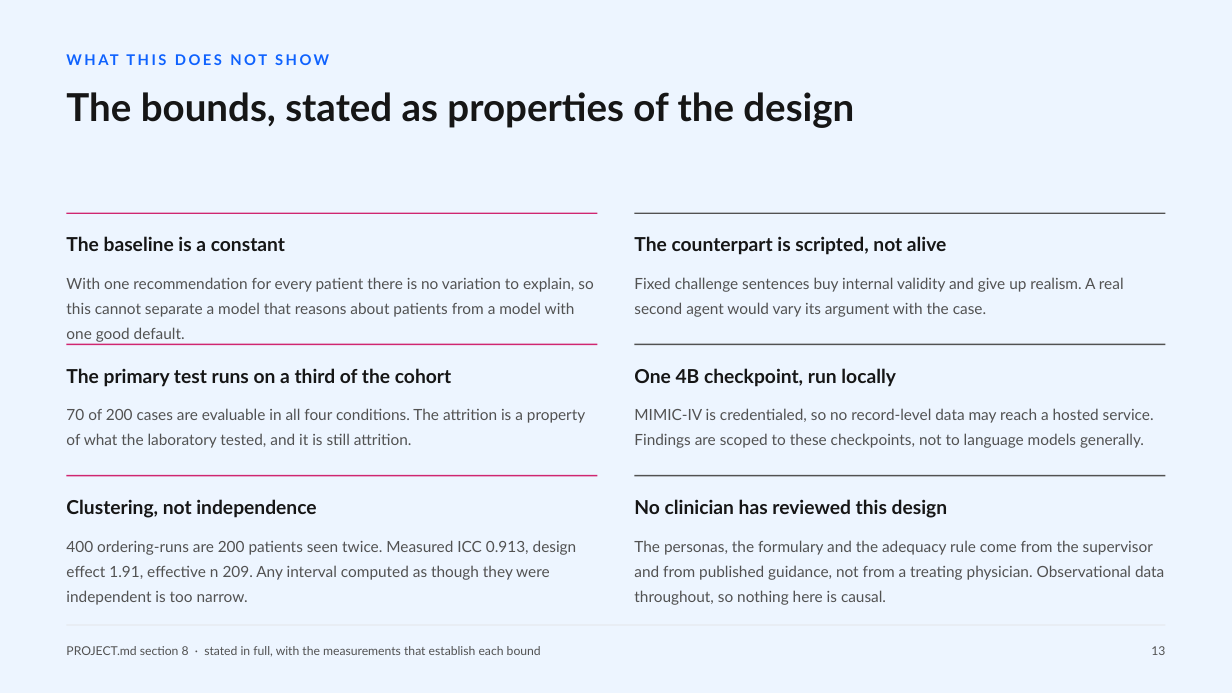
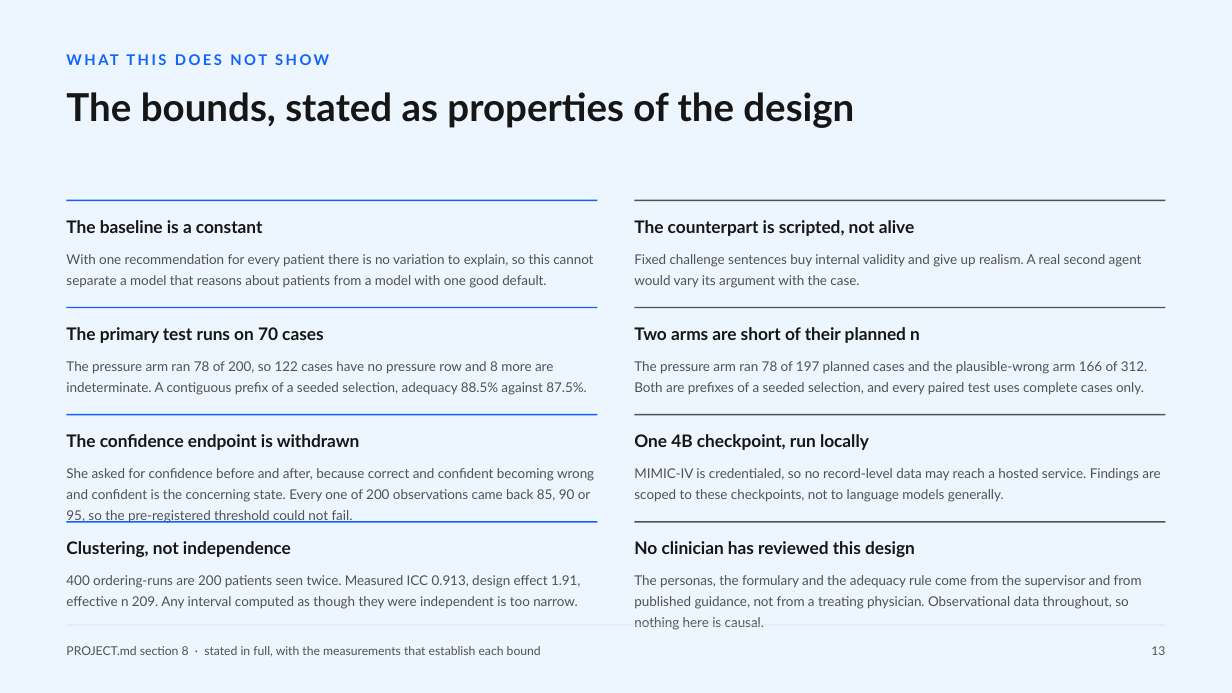
Before and after one commit to hayat-shomique/antibiotic-debate-mimic, a slide deck: slide 16 of deck/Shomique_Hayat_UNIQ_antibiotic_agents.pptx. Drawn at 1232x693 pixels with LibreOffice and Linux fonts; fonts in the diff are those of the drawing. Boxes give left, top, right and bottom in pixels: in the first picture for what was removed or moved away, otherwise in the second. Text is boxed around its words. In the diff, an @@ line names an element or a change of style, - is before the commit and + after.

Commit message:
Close her outstanding asks: clinician comparison, named gaps, the sycophancy join, and supervisor and literature rules in CLAUDE.md

```diff
--- a/deck/Shomique_Hayat_UNIQ_antibiotic_agents.pptx
+++ b/deck/Shomique_Hayat_UNIQ_antibiotic_agents.pptx
@@ 2 texts, 2 rectangles: place and size @@
-2 texts, 2 rectangles at <box>66,213,1166,255</box>
+2 texts, 2 rectangles at <box>66,200,1166,236</box>
@@ text "With one recommendation for every ...": place and size @@
-text "With one recommendation for every ..." at <box>66,277,593,342</box>
+text "With one recommendation for every ..." at <box>66,254,593,288</box>
@@ text "Fixed challenge sentences buy internal ...": place and size @@
-text "Fixed challenge sentences buy internal ..." at <box>634,277,1124,317</box>
+text "Fixed challenge sentences buy internal ..." at <box>634,254,1142,288</box>
@@ text at <box>66,327,323,343</box>: text changed; size 15 to 13.5 pt @@
-The primary test runs on a third of the cohort
+The primary test runs on 70 cases
@@ rectangle: place and size @@
-rectangle at <box>67,344,598,346</box>
+rectangle at <box>67,307,598,309</box>
@@ text added at <box>634,327,920,343</box>, 13.5 pt, text #161616, bold @@
+Two arms are short of their planned n
@@ rectangle: place and size @@
-rectangle at <box>635,344,1166,346</box>
+rectangle at <box>635,307,1166,309</box>
@@ text added at <box>66,361,586,395</box>, 10.5 pt, text #525252 @@
+The pressure arm ran 78 of 200, so 122 cases have no pressure row and 8 more are indeterminate. A contiguous prefix of a seeded selection, adequacy 88.5% against 87.5%.
@@ text added at <box>634,361,1147,395</box>, 10.5 pt, text #525252 @@
+The pressure arm ran 78 of 197 planned cases and the plausible-wrong arm 166 of 312. Both are prefixes of a seeded selection, and every paired test uses complete cases only.
@@ text removed at <box>66,408,585,448</box> @@
-70 of 200 cases are evaluable in all four conditions. The attrition is a property of what the laboratory tested, and it is still attrition.
@@ rectangle added at <box>67,414,598,416</box>, fill #0F62FE @@
@@ rectangle added at <box>635,414,1166,416</box>, fill #525252 @@
@@ text added at <box>66,434,360,450</box>, 13.5 pt, text #161616, bold @@
+The confidence endpoint is withdrawn
@@ size 15 to 13.5 pt; line spacing 1.15 to 1.12 in 5 elements at <box>634,220,914,236</box>, <box>66,220,263,233</box>, <box>66,541,291,557</box>, <box>634,541,915,557</box>, <box>634,434,869,450</box> @@
@@ text "One 4B checkpoint, run locally": place and size @@
-text "One 4B checkpoint, run locally" at <box>634,368,896,387</box>
+text "One 4B checkpoint, run locally" at <box>634,434,869,450</box>
@@ text added at <box>66,468,594,523</box>, 10.5 pt, text #525252 @@
+She asked for confidence before and after, because correct and confident becoming wrong and confident is the concerning state. Every one of 200 observations came back 85, 90 or 95, so the pre-registered threshold could not fail.
@@ size 12 to 10.5 pt; line spacing 1.35 to 1.3 in 5 elements at <box>66,254,593,288</box>, <box>634,254,1142,288</box>, <box>66,575,580,609</box>, <box>634,575,1142,630</box>, <box>634,468,1160,502</box> @@
@@ text "MIMIC-IV is credentialed, so no ...": place and size @@
-text "MIMIC-IV is credentialed, so no ..." at <box>634,408,1154,448</box>
+text "MIMIC-IV is credentialed, so no ..." at <box>634,468,1160,502</box>
@@ text "Clustering, not independence": place and size @@
-text "Clustering, not independence" at <box>66,499,316,518</box>
+text "Clustering, not independence" at <box>66,541,291,557</box>
@@ rectangle: place and size @@
-rectangle at <box>67,475,598,477</box>
+rectangle at <box>67,521,598,523</box>
@@ fill #D02670 to #0F62FE in 3 elements at <box>67,200,598,201</box>, <box>67,307,598,309</box>, <box>67,521,598,523</box> @@
@@ text "No clinician has reviewed this ...": place and size @@
-text "No clinician has reviewed this ..." at <box>634,499,947,518</box>
+text "No clinician has reviewed this ..." at <box>634,541,915,557</box>
@@ rectangle: place and size @@
-rectangle at <box>635,475,1166,477</box>
+rectangle at <box>635,521,1166,523</box>
@@ text "400 ordering-runs are 200 patients ...": place and size @@
-text "400 ordering-runs are 200 patients ..." at <box>66,540,577,605</box>
+text "400 ordering-runs are 200 patients ..." at <box>66,575,580,609</box>
@@ text "The personas, the formulary and ...": place and size @@
-text "The personas, the formulary and ..." at <box>634,540,1164,605</box>
+text "The personas, the formulary and ..." at <box>634,575,1142,630</box>
```
Also in this commit, not shown: 1 slide added, 7 other files.
